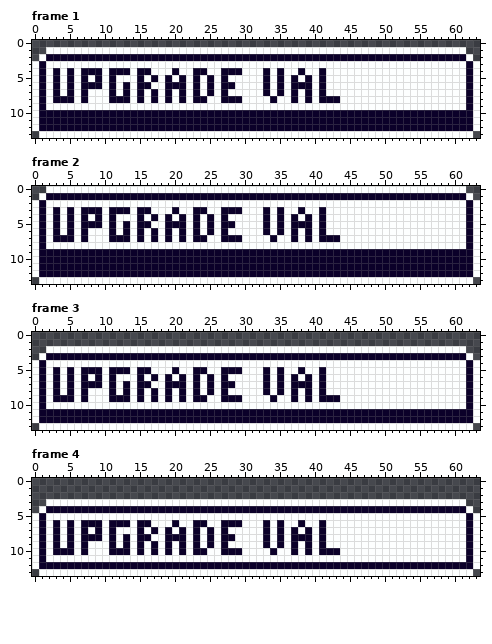
Two states of a pixel-art file, assets/ui/buttons/upgrade_resource/button-upgrade-value.aseprite. The picture above was drawn from the file before the commit.
64x14 pixels, 5 frames. Shown: frame 1, frame 2, frame 3, frame 4. The commit also changed other frames, which this record leaves out.
And afterwards:
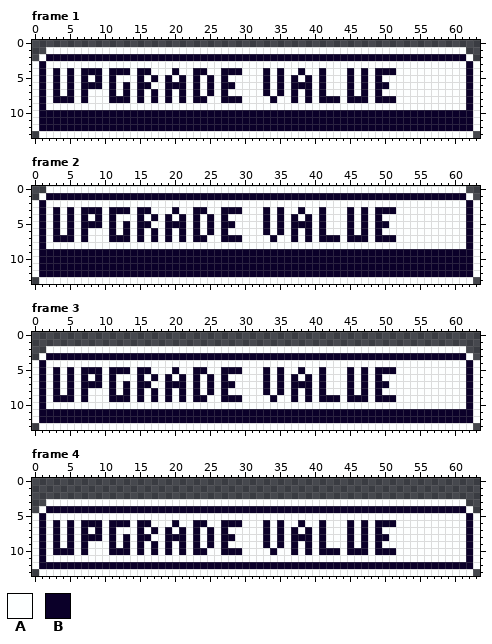
Palette (. is transparent): A #fdffff  B #0b0029
Change:
Frame 1, layer "Layer 2":
Colour B replaces colour A in row 4 at x 45, 47 and 49 to 51; in row 5 at x 45, 47 and 49; in row 6 at x 45, 47 and 49 to 50; in row 7 at x 45, 47 and 49; in row 8 at x 45 to 47 and 49 to 51.
Frame 2, layer "Layer 2":
Colour B replaces colour A in row 3 at x 45, 47 and 49 to 51; in row 4 at x 45, 47 and 49; in row 5 at x 45, 47 and 49 to 50; in row 6 at x 45, 47 and 49; in row 7 at x 45 to 47 and 49 to 51.
Frame 3, layer "Layer 2":
Colour B replaces colour A in row 5 at x 45, 47 and 49 to 51; in row 6 at x 45, 47 and 49; in row 7 at x 45, 47 and 49 to 50; in row 8 at x 45, 47 and 49; in row 9 at x 45 to 47 and 49 to 51.
Frame 4, layer "Layer 2":
Colour B replaces colour A in row 6 at x 45, 47 and 49 to 51; in row 7 at x 45, 47 and 49; in row 8 at x 45, 47 and 49 to 50; in row 9 at x 45, 47 and 49; in row 10 at x 45 to 47 and 49 to 51.
Changed places in both pictures, as pixel boxes (x1, y1, x2, y2):
changed: (347, 68, 396, 103)
changed: (347, 207, 396, 242)
changed: (347, 367, 396, 402)
changed: (347, 520, 396, 555)
